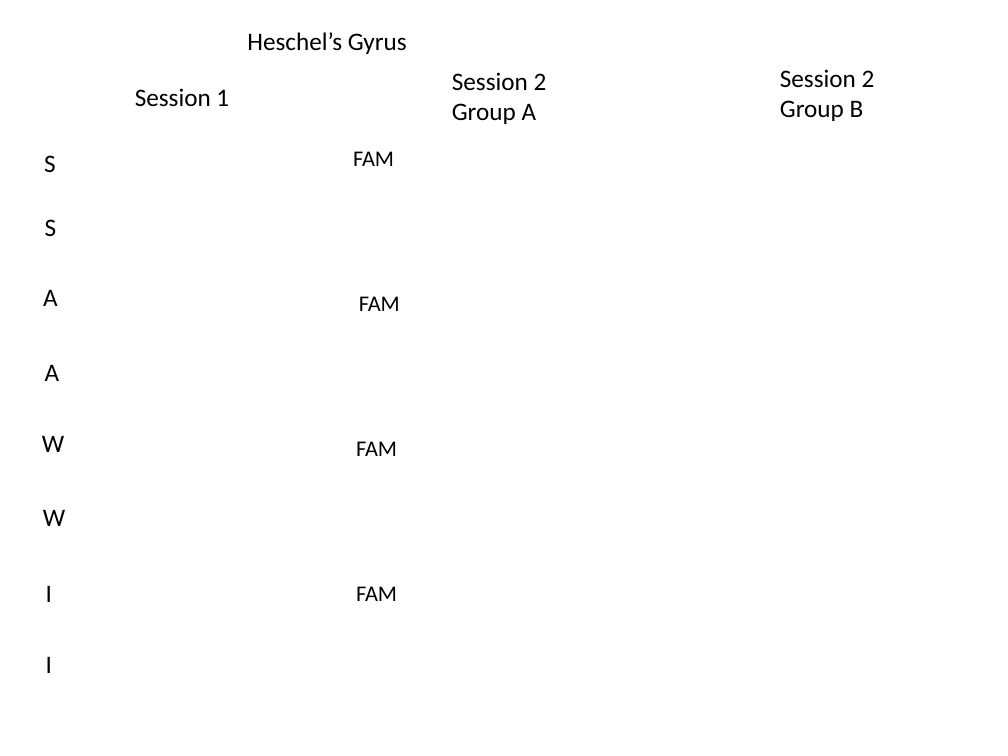
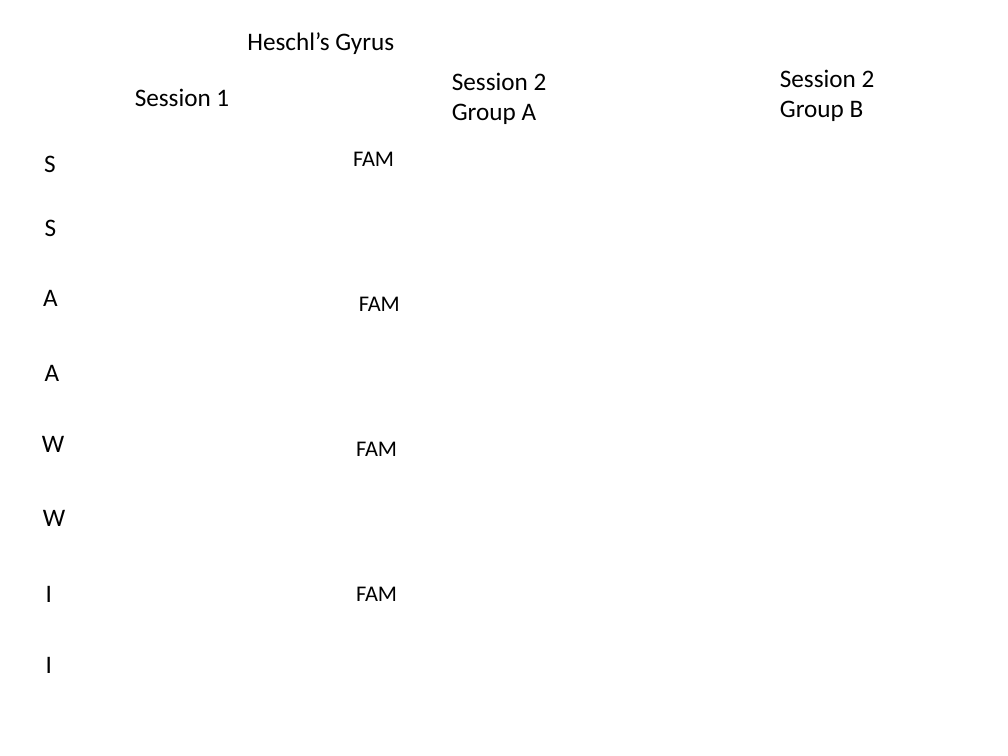
Before and after one commit to asternin/PhDProject, a slide deck: slide 21 of Meetings/2019.06.04-CommitteeMeeting.pptx (slide 20 before the commit). Drawn at 1008x756 pixels with LibreOffice and Linux fonts; fonts in the diff are those of the drawing; background and template pictures are left out. Boxes give left, top, right and bottom in pixels: in the first picture for what was removed or moved away, otherwise in the second. Text is boxed around its words. In the diff, an @@ line names an element or a change of style, - is before the commit and + after.

```diff
--- a/Meetings/2019.06.04-CommitteeMeeting.pptx
+++ b/Meetings/2019.06.04-CommitteeMeeting.pptx
@@ text at [247,32,394,54]: text changed @@
-Heschel’s Gyrus
+Heschl’s Gyrus
```
Also in this commit, not shown: 8 other slides changed, 1 slide added.
